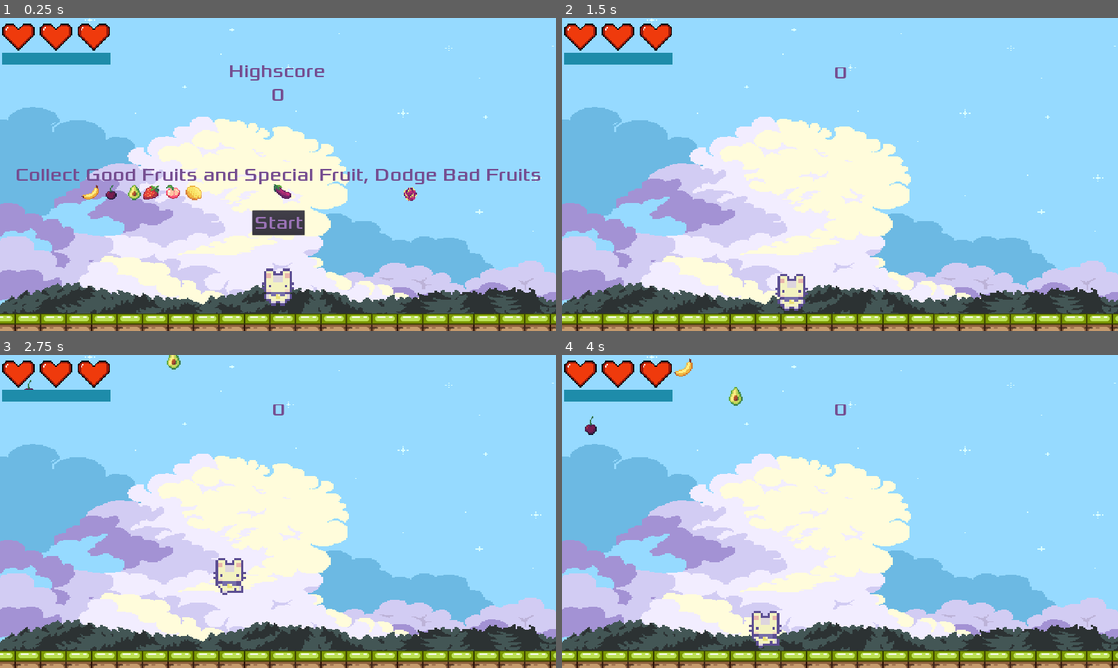
Above: before the commit, frames 1-4 (two rows, left to right).
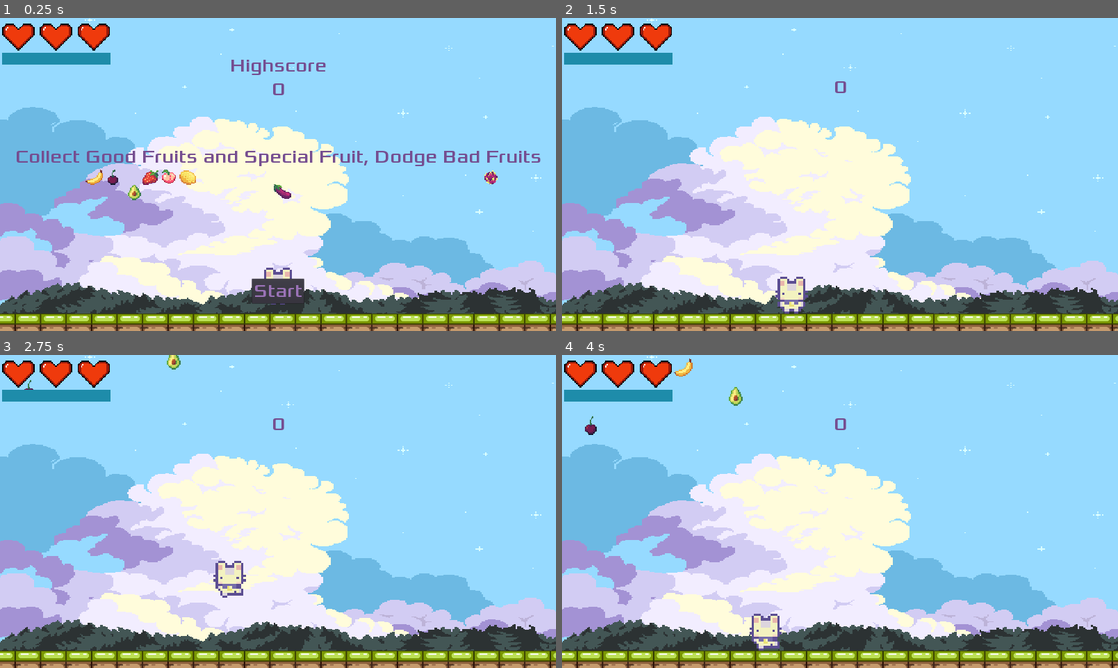
Above: after the commit, the same moments.

Repository: ColinKYuen/BQ-Game-Jam
Game: Godot game, scene res://Scenes/Main.tscn
Same seed, same stepped clock (60 frames per second), same inputs: the game is played once before the commit and once after it.
Inputs:
- Up to frame 1 (0.25 s): no input
- Up to frame 2 (1.5 s): click "Start" at 0.5 s; hold D (move_right) from 1.28 s (still down)
- Up to frame 3 (2.75 s): keep holding D (move_right); tap W (move_up) at 1.52, 2.27 s
- Up to frame 4 (4 s): release D (move_right) at 2.78 s; hold Left (move_left) 2.78-3.53 s; hold D (move_right) from 3.53 s (still down); tap W (move_up) at 3.77 s

The runs differ from the first frame. In frame 1, 5.7% of the frame differs, in the area x 3-98%, y 13-92%; in frame 2, 0.4%; in frame 3, 0.4%; in frame 4, 0.4%.

Commit message:
HUD alignment

Diff:
--- a/Scenes/HUD.tscn
+++ b/Scenes/HUD.tscn
@@ -59,10 +59,10 @@
 anchor_top = 1.0
 anchor_right = 0.5
 anchor_bottom = 1.0
-margin_left = -88.0
-margin_top = -416.0
-margin_right = 92.0
-margin_bottom = -332.0
+margin_left = -90.0
+margin_top = -180.0
+margin_right = 90.0
+margin_bottom = -96.0
 custom_colors/font_color = Color( 0.607843, 0.45098, 0.717647, 1 )
 custom_fonts/font = SubResource( 1 )
 text = "Start"
@@ -70,10 +70,10 @@
 [node name="Highscore" type="Label" parent="."]
 anchor_left = 0.5
 anchor_right = 0.5
-margin_left = -171.0
-margin_top = 144.0
-margin_right = 164.0
-margin_bottom = 222.0
+margin_left = -167.5
+margin_top = 125.0
+margin_right = 167.5
+margin_bottom = 284.0
 custom_colors/font_color = Color( 0.458824, 0.301961, 0.564706, 1 )
 custom_fonts/font = SubResource( 1 )
 text = "Highscore
@@ -82,24 +82,21 @@
 script = SubResource( 5 )
 
 [node name="Score" type="Label" parent="."]
-visible = false
 anchor_left = 0.5
 anchor_right = 0.5
-margin_left = -22.5
-margin_top = 150.0
-margin_right = 22.5
-margin_bottom = 78.0
+margin_left = -128.0
+margin_top = 200.0
+margin_right = 128.0
+margin_bottom = 278.0
 custom_colors/font_color = Color( 0.458824, 0.301961, 0.564706, 1 )
 custom_fonts/font = SubResource( 1 )
-text = "0"
 align = 1
 
 [node name="Message" type="Label" parent="."]
 anchor_top = 0.5
 anchor_right = 1.0
 anchor_bottom = 0.5
-margin_top = -39.0
-margin_bottom = 39.0
+margin_top = -100.0
 custom_colors/font_color = Color( 0.458824, 0.301961, 0.564706, 1 )
 custom_fonts/font = SubResource( 1 )
 text = "Collect Good Fruits and Special Fruit, Dodge Bad Fruits"
@@ -144,7 +141,7 @@
 [node name="Fruits" type="Sprite" parent="."]
 
 [node name="Banana" type="Sprite" parent="Fruits"]
-position = Vector2( 312, 601 )
+position = Vector2( 326, 549 )
 scale = Vector2( 3.75, 3.25 )
 texture = ExtResource( 4 )
 hframes = 38
@@ -152,7 +149,7 @@
 frame = 7
 
 [node name="Cherry" type="Sprite" parent="Fruits"]
-position = Vector2( 384, 601 )
+position = Vector2( 390, 549 )
 scale = Vector2( 3.75, 3.25 )
 texture = ExtResource( 4 )
 hframes = 38
@@ -168,7 +165,7 @@
 frame = 25
 
 [node name="Lemon" type="Sprite" parent="Fruits"]
-position = Vector2( 667, 602 )
+position = Vector2( 646, 549 )
 scale = Vector2( 3.75, 3.25 )
 texture = ExtResource( 4 )
 hframes = 38
@@ -176,23 +173,15 @@
 frame = 18
 
 [node name="Peach" type="Sprite" parent="Fruits"]
-position = Vector2( 596, 602 )
+position = Vector2( 582, 549 )
 scale = Vector2( 3.75, 3.25 )
 texture = ExtResource( 4 )
 hframes = 38
 vframes = 6
 frame = 12
 
-[node name="DragonFruit" type="Sprite" parent="Fruits"]
-position = Vector2( 1417, 609 )
-scale = Vector2( 3.75, 3.25 )
-texture = ExtResource( 4 )
-hframes = 38
-vframes = 6
-frame = 21
-
 [node name="Strawberry" type="Sprite" parent="Fruits"]
-position = Vector2( 520, 601 )
+position = Vector2( 518, 549 )
 scale = Vector2( 3.75, 3.25 )
 texture = ExtResource( 4 )
 hframes = 38
@@ -206,6 +195,14 @@
 hframes = 38
 vframes = 6
 frame = 189
+
+[node name="DragonFruit" type="Sprite" parent="Fruits"]
+position = Vector2( 1696, 552 )
+scale = Vector2( 3.75, 3.25 )
+texture = ExtResource( 4 )
+hframes = 38
+vframes = 6
+frame = 21
 
 [node name="HitBadFruit" type="AudioStreamPlayer" parent="."]
 stream = ExtResource( 5 )
--- a/Scenes/Player.tscn
+++ b/Scenes/Player.tscn
@@ -7,7 +7,7 @@
 [ext_resource path="res://Sounds/sounds/powerUp2.ogg" type="AudioStream" id=6]
 
 [sub_resource type="RectangleShape2D" id=1]
-extents = Vector2( 7.5, 9.5625 )
+extents = Vector2( 7, 7.96875 )
 
 [sub_resource type="AtlasTexture" id=7]
 atlas = ExtResource( 2 )
@@ -56,7 +56,6 @@
 shape = SubResource( 1 )
 
 [node name="AnimatedSprite" type="AnimatedSprite" parent="."]
-position = Vector2( 0, 1 )
 scale = Vector2( 2, 2 )
 frames = SubResource( 6 )
 animation = "walk"
